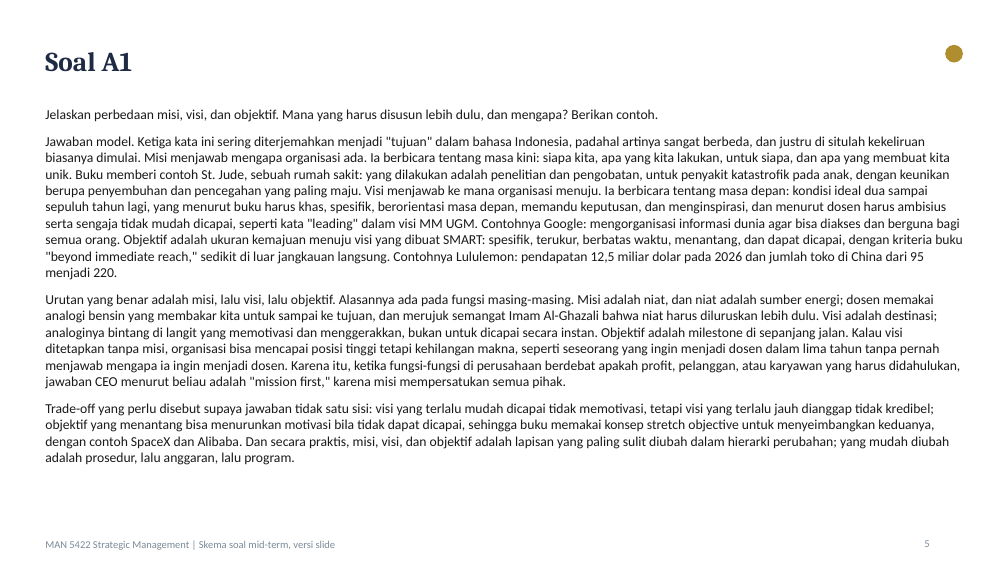
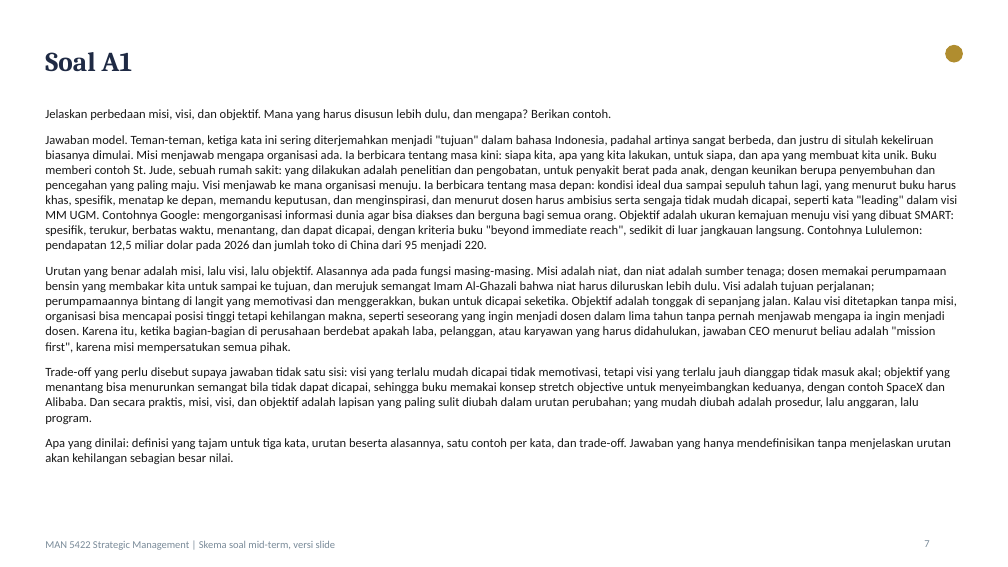
Before and after one commit to aslihabnuri/Dom-Manipulation, a slide deck: slide 7 of Materi_SM_MidTerm/Skema_Soal_dan_Jawaban_Model_MidTerm.pptx (slide 5 before the commit). Drawn at 1008x567 pixels with LibreOffice and Linux fonts; fonts in the diff are those of the drawing. Boxes give left, top, right and bottom in pixels: in the first picture for what was removed or moved away, otherwise in the second. Text is boxed around its words. In the diff, an @@ line names an element or a change of style, - is before the commit and + after.

```diff
--- a/Materi_SM_MidTerm/Skema_Soal_dan_Jawaban_Model_MidTerm.pptx
+++ b/Materi_SM_MidTerm/Skema_Soal_dan_Jawaban_Model_MidTerm.pptx
@@ text at <box>45,109,612,120</box>: size 13 to 12 pt in "Jelaskan perbedaan misi, visi, dan objektif. Mana ..." @@
@@ text at <box>45,135,957,464</box>: text changed; size 13 to 12 pt @@
-Jawaban model. Ketiga kata ini sering diterjemahkan menjadi "tujuan" dalam bahasa Indonesia, padahal artinya sangat berbeda, dan justru di situlah kekeliruan biasanya dimulai. Misi menjawab mengapa organisasi ada. Ia berbicara tentang masa kini: siapa kita, apa yang kita lakukan, untuk siapa, dan apa yang membuat kita unik. Buku memberi contoh St. Jude, sebuah rumah sakit: yang dilakukan adalah penelitian dan pengobatan, untuk penyakit katastrofik pada anak, dengan keunikan berupa penyembuhan dan pencegahan yang paling maju. Visi menjawab ke mana organisasi menuju. Ia berbicara tentang masa depan: kondisi ideal dua sampai sepuluh tahun lagi, yang menurut buku harus khas, spesifik, berorientasi masa depan, memandu keputusan, dan menginspirasi, dan menurut dosen harus ambisius serta sengaja tidak mudah dicapai, seperti kata "leading" dalam visi MM UGM. Contohnya Google: mengorganisasi informasi dunia agar bisa diakses dan berguna bagi semua orang. Objektif adalah ukuran kemajuan menuju visi yang dibuat SMART: spesifik, terukur, berbatas waktu, menantang, dan dapat dicapai, dengan kriteria buku "beyond immediate reach," sedikit di luar jangkauan langsung. Contohnya Lululemon: pendapatan 12,5 miliar dolar pada 2026 dan jumlah toko di China dari 95 menjadi 220.
-Urutan yang benar adalah misi, lalu visi, lalu objektif. Alasannya ada pada fungsi masing-masing. Misi adalah niat, dan niat adalah sumber energi; dosen memakai analogi bensin yang membakar kita untuk sampai ke tujuan, dan merujuk semangat Imam Al-Ghazali bahwa niat harus diluruskan lebih dulu. Visi adalah destinasi; analoginya bintang di langit yang memotivasi dan menggerakkan, bukan untuk dicapai secara instan. Objektif adalah milestone di sepanjang jalan. Kalau visi ditetapkan tanpa misi, organisasi bisa mencapai posisi tinggi tetapi kehilangan makna, seperti seseorang yang ingin menjadi dosen dalam lima tahun tanpa pernah menjawab mengapa ia ingin menjadi dosen. Karena itu, ketika fungsi-fungsi di perusahaan berdebat apakah profit, pelanggan, atau karyawan yang harus didahulukan, jawaban CEO menurut beliau adalah "mission first," karena misi mempersatukan semua pihak.
-Trade-off yang perlu disebut supaya jawaban tidak satu sisi: visi yang terlalu mudah dicapai tidak memotivasi, tetapi visi yang terlalu jauh dianggap tidak kredibel; objektif yang menantang bisa menurunkan motivasi bila tidak dapat dicapai, sehingga buku memakai konsep stretch objective untuk menyeimbangkan keduanya, dengan contoh SpaceX dan Alibaba. Dan secara praktis, misi, visi, dan objektif adalah lapisan yang paling sulit diubah dalam hierarki perubahan; yang mudah diubah adalah prosedur, lalu anggaran, lalu program.
+Jawaban model. Teman-teman, ketiga kata ini sering diterjemahkan menjadi "tujuan" dalam bahasa Indonesia, padahal artinya sangat berbeda, dan justru di situlah kekeliruan biasanya dimulai. Misi menjawab mengapa organisasi ada. Ia berbicara tentang masa kini: siapa kita, apa yang kita lakukan, untuk siapa, dan apa yang membuat kita unik. Buku memberi contoh St. Jude, sebuah rumah sakit: yang dilakukan adalah penelitian dan pengobatan, untuk penyakit berat pada anak, dengan keunikan berupa penyembuhan dan pencegahan yang paling maju. Visi menjawab ke mana organisasi menuju. Ia berbicara tentang masa depan: kondisi ideal dua sampai sepuluh tahun lagi, yang menurut buku harus khas, spesifik, menatap ke depan, memandu keputusan, dan menginspirasi, dan menurut dosen harus ambisius serta sengaja tidak mudah dicapai, seperti kata "leading" dalam visi MM UGM. Contohnya Google: mengorganisasi informasi dunia agar bisa diakses dan berguna bagi semua orang. Objektif adalah ukuran kemajuan menuju visi yang dibuat SMART: spesifik, terukur, berbatas waktu, menantang, dan dapat dicapai, dengan kriteria buku "beyond immediate reach", sedikit di luar jangkauan langsung. Contohnya Lululemon: pendapatan 12,5 miliar dolar pada 2026 dan jumlah toko di China dari 95 menjadi 220.
+Urutan yang benar adalah misi, lalu visi, lalu objektif. Alasannya ada pada fungsi masing-masing. Misi adalah niat, dan niat adalah sumber tenaga; dosen memakai perumpamaan bensin yang membakar kita untuk sampai ke tujuan, dan merujuk semangat Imam Al-Ghazali bahwa niat harus diluruskan lebih dulu. Visi adalah tujuan perjalanan; perumpamaannya bintang di langit yang memotivasi dan menggerakkan, bukan untuk dicapai seketika. Objektif adalah tonggak di sepanjang jalan. Kalau visi ditetapkan tanpa misi, organisasi bisa mencapai posisi tinggi tetapi kehilangan makna, seperti seseorang yang ingin menjadi dosen dalam lima tahun tanpa pernah menjawab mengapa ia ingin menjadi dosen. Karena itu, ketika bagian-bagian di perusahaan berdebat apakah laba, pelanggan, atau karyawan yang harus didahulukan, jawaban CEO menurut beliau adalah "mission first", karena misi mempersatukan semua pihak.
+Trade-off yang perlu disebut supaya jawaban tidak satu sisi: visi yang terlalu mudah dicapai tidak memotivasi, tetapi visi yang terlalu jauh dianggap tidak masuk akal; objektif yang menantang bisa menurunkan semangat bila tidak dapat dicapai, sehingga buku memakai konsep stretch objective untuk menyeimbangkan keduanya, dengan contoh SpaceX dan Alibaba. Dan secara praktis, misi, visi, dan objektif adalah lapisan yang paling sulit diubah dalam urutan perubahan; yang mudah diubah adalah prosedur, lalu anggaran, lalu program.
+Apa yang dinilai: definisi yang tajam untuk tiga kata, urutan beserta alasannya, satu contoh per kata, dan trade-off. Jawaban yang hanya mendefinisikan tanpa menjelaskan urutan akan kehilangan sebagian besar nilai.
```
Also in this commit, not shown: 21 other slides changed, 4 slides added, 5 other files.
